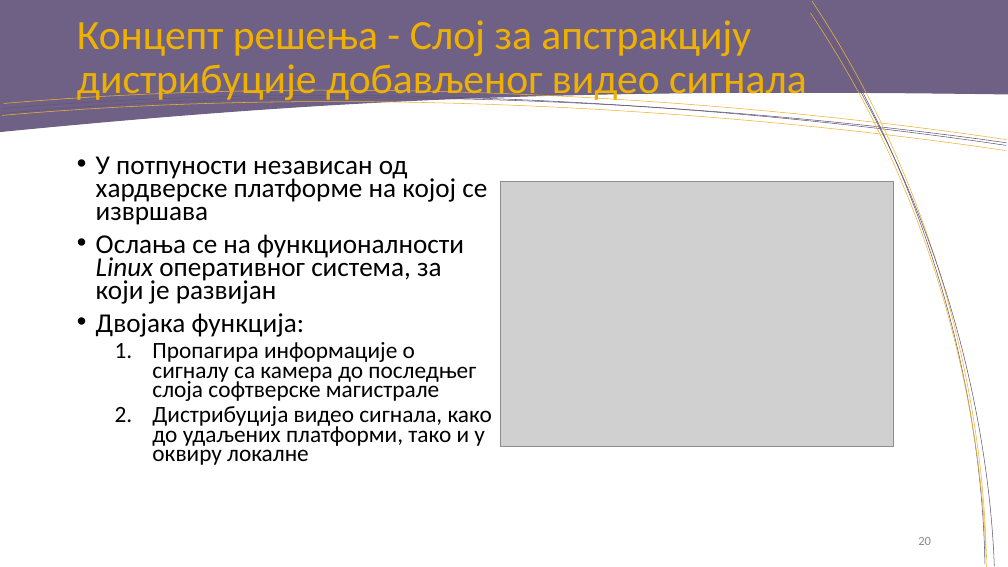
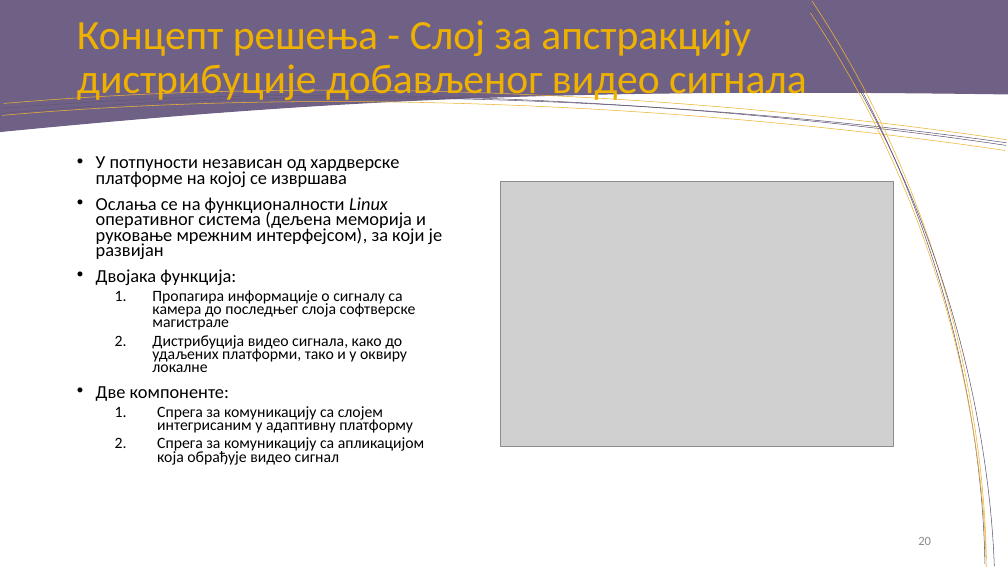
Before and after one commit to rondor1/msc, a slide deck: slide 20 of msc-e28-2018-pres.pptx. Drawn at 1008x567 pixels with LibreOffice and Linux fonts; fonts in the diff are those of the drawing; grey boxes stand for pictures; background and template pictures are left out. Boxes give left, top, right and bottom in pixels: in the first picture for what was removed or moved away, otherwise in the second. Text is boxed around its words. In the diff, an @@ line names an element or a change of style, - is before the commit and + after.

```diff
--- a/msc-e28-2018-pres.pptx
+++ b/msc-e28-2018-pres.pptx
@@ text at (96,156,416,372): size 25.9 to 17.5 pt in "У потпуности независан од хардверске платформе на ...", "Двојака функција:"; size 22.2 to 15 pt in "Пропагира информације о сигналу са камера до ...", "Дистрибуција видео сигнала, како до удаљених платформи, ..." @@
@@ text at (96,197,443,259): text changed; size 25.9 to 17.5 pt @@
-• Ослања се на функционалности Linux оперативног система, за који је развијан
+• Ослања се на функционалности Linux оперативног система (дељена меморија и руковање мрежним интерфејсом), за који је развијан
@@ text at (96,386,425,465): paragraphs added @@
+• Две компоненте:
+  1. Спрега за комуникацију са слојем интегрисаним у адаптивну платформу
+  2. Спрега за комуникацију са апликацијом која обрађује видео сигнал
```
Also in this commit, not shown: 11 other slides changed, 2 slides added, 1 slide removed.
